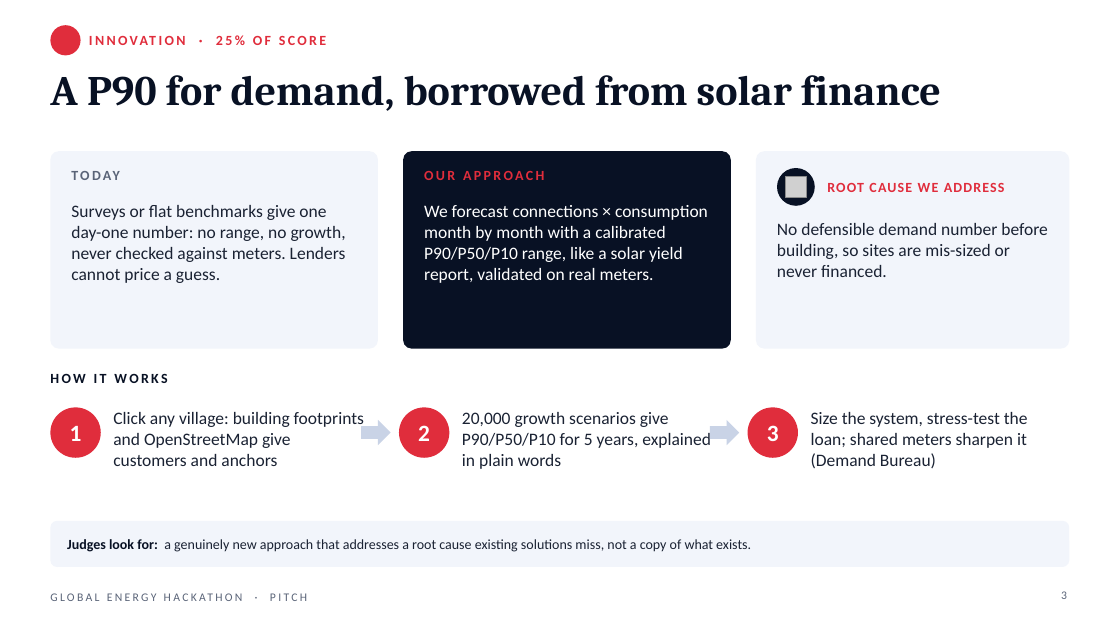
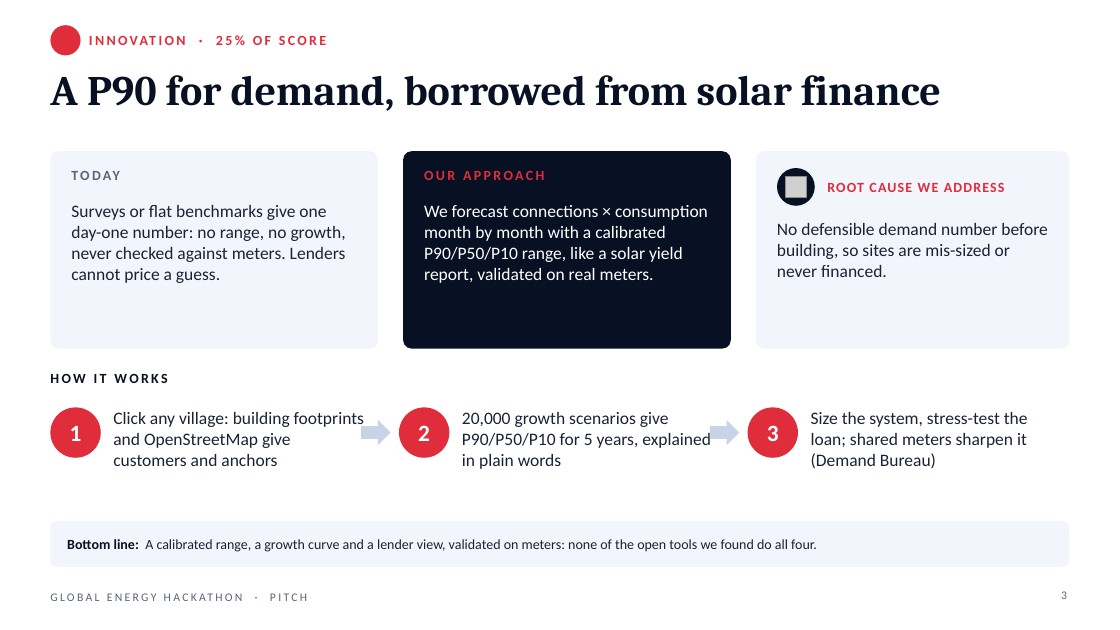
Before and after one commit to TusharTechs/lodestar, a slide deck: slide 3 of docs/Lodestar_Brief03_Pitch.pptx. Drawn at 1120x630 pixels with LibreOffice and Linux fonts; fonts in the diff are those of the drawing; grey boxes stand for pictures; background and template pictures are left out. Boxes give left, top, right and bottom in pixels: in the first picture for what was removed or moved away, otherwise in the second. Text is boxed around its words. In the diff, an @@ line names an element or a change of style, - is before the commit and + after.

Commit message:
Pitch deck: replace template's 'Judges look for' guidance bar with our own bottom-line takeaway per slide

```diff
--- a/docs/Lodestar_Brief03_Pitch.pptx
+++ b/docs/Lodestar_Brief03_Pitch.pptx
@@ text at bbox=[67, 539, 817, 552]: text changed @@
-Judges look for: a genuinely new approach that addresses a root cause existing solutions miss, not a copy of what exists.
+Bottom line: A calibrated range, a growth curve and a lender view, validated on meters: none of the open tools we found do all four.
```
Also in this commit, not shown: 3 other slides changed, 2 other files.
